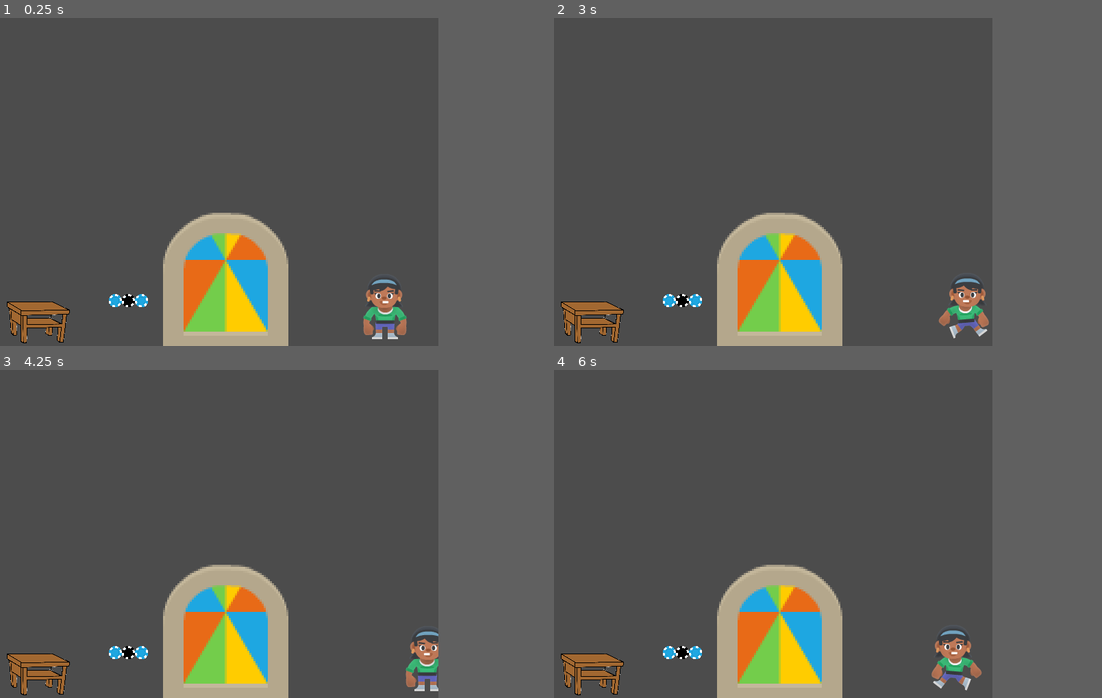
Above: before the commit, frames 1-4 (two rows, left to right).
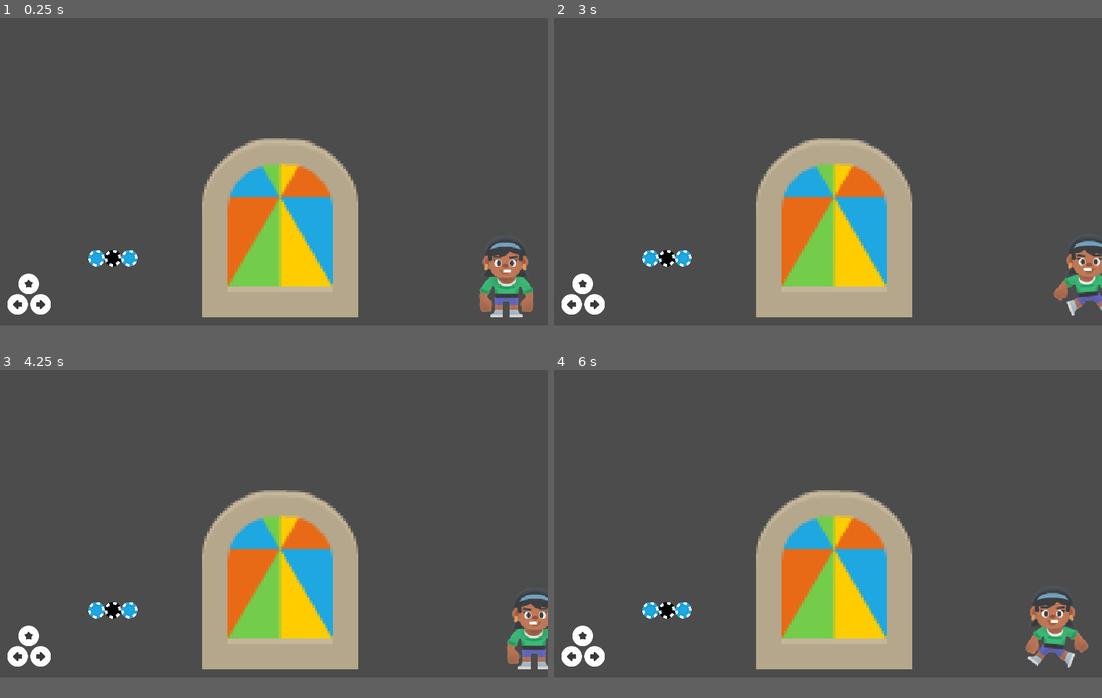
Above: after the commit, the same moments.

Repository: my-old-games/crear4
Game: Godot game, scene res://niveles/Nivel01.tscn
The game is run twice, just before and just after one commit, with the same random seed, the same clock (stepped at 60 frames per second) and the same inputs.
Inputs (mouse positions are in pixels of both pictures, inside the frame that each line leads up to):
- Up to frame 1 (0.25 s): no input
- Up to frame 2 (3 s): click (570, 323) at 0.52 s; click (586, 323) at 1.27 s; click (575, 300) at 2.02 s; tap Enter at 2.75 s; move the mouse to (871, 165) at 2.77 s; hold Right (ui_right) from 2.78 s (still down); hold W (ui_see, bound only after the commit) from 2.78 s (still down); click (871, 165) at 2.92 s
- Up to frame 3 (4.25 s): release Right (ui_right) at 3.5 s; release W (ui_see, bound only after the commit) at 3.5 s; drag from (131, 550) to (224, 635) at 3.52 s
- Up to frame 4 (6 s): tap Space at 4.25 s; move the mouse to (817, 461) at 4.27 s; hold Right (ui_right) 4.28-5 s; hold W (ui_see, bound only after the commit) 4.28-5 s; drag from (751, 599) to (680, 652) at 5.02 s; tap Enter at 5.75 s; move the mouse to (904, 583) at 5.77 s; hold Left (ui_left) from 5.78 s (still down); hold W (ui_see, bound only after the commit) from 5.78 s (still down)
In our replay, the window is 640x480 before the commit and 800x450 after it. These sizes can differ from the game's own. Grey fills any space a smaller window leaves; there, only what the larger window draws over its background counts as a difference.

The runs differ from the first frame. In frame 1, 21% of the frame differs, in the area x 1-98%, y 36-100%; in frame 2, 21%; in frame 3, 21%; in frame 4, 21%.

Commit message:
3º Prototipo [JUGABLE]

Diff:
--- a/Proyecto/escenas/Carta.tscn
+++ b/Proyecto/escenas/Carta.tscn
@@ -7,8 +7,11 @@
 extents = Vector2( 67.6533, 93.7798 )
 
 [node name="Carta" type="KinematicBody2D"]
+light_mask = 32
 scale = Vector2( 0.4, 0.4 )
 input_pickable = true
+collision_layer = 32
+collision_mask = 64
 script = ExtResource( 2 )
 
 [node name="Sprite" type="Sprite" parent="."]
--- a/Proyecto/escenas/Mesa.tscn
+++ /dev/null
@@ -1,20 +0,0 @@
-[gd_scene load_steps=4 format=2]
-
-[ext_resource path="res://assets/imagenes/prototipo02/mesa.png" type="Texture" id=1]
-[ext_resource path="res://scripts/Mesa.gd" type="Script" id=2]
-
-[sub_resource type="RectangleShape2D" id=1]
-extents = Vector2( 205.342, 58.3818 )
-
-[node name="Mesa" type="Area2D"]
-scale = Vector2( 0.2, 0.2 )
-script = ExtResource( 2 )
-
-[node name="Sprite" type="Sprite" parent="."]
-texture = ExtResource( 1 )
-
-[node name="CollisionShape2D" type="CollisionShape2D" parent="."]
-position = Vector2( 5.6123, -51.6333 )
-shape = SubResource( 1 )
-
-[connection signal="body_entered" from="." to="." method="_on_Mesa_body_entered"]
--- a/Proyecto/escenas/Panel.tscn
+++ b/Proyecto/escenas/Panel.tscn
@@ -8,7 +8,9 @@
 height = 150.188
 
 [node name="Panel" type="Area2D"]
+light_mask = 4
 scale = Vector2( 0.3, 0.3 )
+collision_layer = 4
 script = ExtResource( 2 )
 
 [node name="Sprite" type="Sprite" parent="."]
@@ -19,3 +21,4 @@
 shape = SubResource( 1 )
 
 [connection signal="body_entered" from="." to="." method="_on_Panel_body_entered"]
+[connection signal="body_exited" from="." to="." method="_on_Panel_body_exited"]
--- a/Proyecto/escenas/Puerta.tscn
+++ b/Proyecto/escenas/Puerta.tscn
@@ -4,31 +4,34 @@
 [ext_resource path="res://assets/imagenes/prototipo02/windowOpen.png" type="Texture" id=2]
 [ext_resource path="res://scripts/Puerta.gd" type="Script" id=3]
 
-[sub_resource type="SpriteFrames" id=2]
+[sub_resource type="SpriteFrames" id=1]
 animations = [ {
+"frames": [ ExtResource( 2 ) ],
+"loop": true,
+"name": "ABIERTO",
+"speed": 5.0
+}, {
 "frames": [ ExtResource( 1 ) ],
 "loop": true,
 "name": "CERRADO",
 "speed": 5.0
-}, {
-"frames": [ ExtResource( 2 ) ],
-"loop": true,
-"name": "ABIERTO",
-"speed": 5.0
 } ]
 
-[sub_resource type="RectangleShape2D" id=1]
+[sub_resource type="RectangleShape2D" id=2]
 extents = Vector2( 30.9887, 35.681 )
 
 [node name="Puerta" type="Area2D"]
+light_mask = 4
+position = Vector2( 4.00452, 0 )
 scale = Vector2( 3, 3 )
+collision_layer = 4
 script = ExtResource( 3 )
 
 [node name="AnimatedSprite" type="AnimatedSprite" parent="."]
-frames = SubResource( 2 )
+frames = SubResource( 1 )
 animation = "CERRADO"
 
 [node name="CollisionShape2D" type="CollisionShape2D" parent="."]
-shape = SubResource( 1 )
+shape = SubResource( 2 )
 
 [connection signal="body_entered" from="." to="." method="_on_Puerta_body_entered"]
--- a/Proyecto/escenas/Puzzle.tscn
+++ b/Proyecto/escenas/Puzzle.tscn
@@ -1,40 +1,63 @@
-[gd_scene load_steps=5 format=2]
+[gd_scene load_steps=7 format=2]
 
 [ext_resource path="res://escenas/Carta.tscn" type="PackedScene" id=1]
 [ext_resource path="res://escenas/Carta2.tscn" type="PackedScene" id=2]
 [ext_resource path="res://escenas/Ranura.tscn" type="PackedScene" id=3]
 [ext_resource path="res://scripts/Puzzle.gd" type="Script" id=4]
+[ext_resource path="res://assets/imagenes/prototipo02/panel_beige.png" type="Texture" id=5]
+[ext_resource path="res://assets/imagenes/prototipo02/flatLight45.png" type="Texture" id=6]
 
 [node name="Puzzle" type="Node2D"]
+light_mask = 524288
 script = ExtResource( 4 )
 
+[node name="Sprite" type="Sprite" parent="."]
+position = Vector2( 160, 0 )
+scale = Vector2( 3.5, 3.5 )
+texture = ExtResource( 5 )
+centered = false
+
 [node name="Ranuras" type="Node2D" parent="."]
+light_mask = 524288
+position = Vector2( 13.435, -65.0538 )
 
 [node name="Ranura" parent="Ranuras" instance=ExtResource( 3 )]
-position = Vector2( 116.541, 305.125 )
+position = Vector2( 209.404, 309.887 )
 palabra = "SAN MARTIN"
 
 [node name="Ranura2" parent="Ranuras" instance=ExtResource( 3 )]
-position = Vector2( 512.78, 303.006 )
+position = Vector2( 424.679, 309.356 )
 palabra = "SABLE"
 
 [node name="Ranura3" parent="Ranuras" instance=ExtResource( 3 )]
-position = Vector2( 293.471, 304.066 )
-scale = Vector2( 1, 1 )
+position = Vector2( 312.52, 308.828 )
 palabra = "TIENE"
 
 [node name="Carta" parent="." instance=ExtResource( 1 )]
-position = Vector2( 103.827, 56.1515 )
+position = Vector2( 223.099, 86.99 )
 palabra = "SAN MARTIN"
 
 [node name="Carta3" parent="." instance=ExtResource( 1 )]
-position = Vector2( 514.899, 61.4488 )
+position = Vector2( 437.391, 86.818 )
 palabra = "TIENE"
 
 [node name="Carta2" parent="." instance=ExtResource( 2 )]
-position = Vector2( 308.304, 59.3299 )
+light_mask = 1
+position = Vector2( 327.613, 84.6126 )
 palabra = "SABLE"
+
+[node name="TextureButton" type="TextureButton" parent="."]
+margin_left = 475.221
+margin_top = 5.20455
+margin_right = 555.221
+margin_bottom = 85.2046
+rect_scale = Vector2( 0.5, 0.5 )
+texture_normal = ExtResource( 6 )
+__meta__ = {
+"_edit_use_anchors_": false
+}
 
 [connection signal="acertado" from="Ranuras/Ranura" to="." method="_on_Ranura_acertado"]
 [connection signal="acertado" from="Ranuras/Ranura2" to="." method="_on_Ranura_acertado"]
 [connection signal="acertado" from="Ranuras/Ranura3" to="." method="_on_Ranura_acertado"]
+[connection signal="pressed" from="TextureButton" to="." method="_on_TextureButton_pressed"]
--- a/Proyecto/escenas/Ranura.tscn
+++ b/Proyecto/escenas/Ranura.tscn
@@ -4,9 +4,12 @@
 [ext_resource path="res://scripts/Ranura.gd" type="Script" id=2]
 
 [sub_resource type="RectangleShape2D" id=1]
-extents = Vector2( 31.1785, 49.6188 )
+extents = Vector2( 23.7004, 18.9846 )
 
 [node name="Ranura" type="Area2D"]
+light_mask = 64
+collision_layer = 64
+collision_mask = 32
 script = ExtResource( 2 )
 
 [node name="Sprite" type="Sprite" parent="."]
--- a/Proyecto/escenas/Suyay.tscn
+++ b/Proyecto/escenas/Suyay.tscn
@@ -53,11 +53,12 @@
 height = 55.1272
 
 [node name="Suyay" type="KinematicBody2D"]
+collision_mask = 6
 script = ExtResource( 2 )
 
 [node name="AnimatedSprite" type="AnimatedSprite" parent="."]
 position = Vector2( 0, -50 )
-frames = SubResource( 1 )
+frames = SubResource( 9 )
 animation = "WALK"
 frame = 1
 flip_h = true
--- /dev/null
+++ b/Proyecto/interfaces/Controles.tscn
@@ -0,0 +1,50 @@
+[gd_scene load_steps=5 format=2]
+
+[ext_resource path="res://scripts/Controles.gd" type="Script" id=1]
+[ext_resource path="res://assets/imagenes/prototipo02/flatLight23.png" type="Texture" id=2]
+[ext_resource path="res://assets/imagenes/prototipo02/flatLight26.png" type="Texture" id=3]
+[ext_resource path="res://assets/imagenes/prototipo02/flatLight22.png" type="Texture" id=4]
+
+[node name="Controles" type="Node2D"]
+position = Vector2( 18.4997, 294.314 )
+script = ExtResource( 1 )
+
+[node name="LeftButton" type="TextureButton" parent="."]
+margin_left = -10.301
+margin_top = 29.2212
+margin_right = 69.699
+margin_bottom = 109.221
+rect_scale = Vector2( 0.3, 0.3 )
+texture_normal = ExtResource( 4 )
+__meta__ = {
+"_edit_use_anchors_": false
+}
+
+[node name="RightButton" type="TextureButton" parent="."]
+margin_left = 17.2384
+margin_top = 28.5905
+margin_right = 97.2384
+margin_bottom = 108.591
+rect_scale = Vector2( 0.3, 0.3 )
+texture_normal = ExtResource( 2 )
+__meta__ = {
+"_edit_use_anchors_": false
+}
+
+[node name="VerButton" type="TextureButton" parent="."]
+margin_left = 2.7329
+margin_top = 5.04541
+margin_right = 82.7329
+margin_bottom = 85.0454
+rect_scale = Vector2( 0.3, 0.3 )
+texture_normal = ExtResource( 3 )
+__meta__ = {
+"_edit_use_anchors_": false
+}
+
+[connection signal="button_down" from="LeftButton" to="." method="_on_LeftButton_button_down"]
+[connection signal="button_up" from="LeftButton" to="." method="_on_LeftButton_button_up"]
+[connection signal="button_down" from="RightButton" to="." method="_on_RightButton_button_down"]
+[connection signal="button_up" from="RightButton" to="." method="_on_RightButton_button_up"]
+[connection signal="button_down" from="VerButton" to="." method="_on_VerButton_button_down"]
+[connection signal="button_up" from="VerButton" to="." method="_on_VerButton_button_up"]
--- a/Proyecto/niveles/Nivel01.tscn
+++ b/Proyecto/niveles/Nivel01.tscn
@@ -2,7 +2,7 @@
 
 [ext_resource path="res://escenas/Suyay.tscn" type="PackedScene" id=1]
 [ext_resource path="res://escenas/Puerta.tscn" type="PackedScene" id=2]
-[ext_resource path="res://escenas/Mesa.tscn" type="PackedScene" id=3]
+[ext_resource path="res://interfaces/Controles.tscn" type="PackedScene" id=3]
 [ext_resource path="res://escenas/Panel.tscn" type="PackedScene" id=4]
 [ext_resource path="res://escenas/Puzzle.tscn" type="PackedScene" id=5]
 [ext_resource path="res://scripts/Nivel.gd" type="Script" id=6]
@@ -11,44 +11,49 @@
 extents = Vector2( 320.018, 10 )
 
 [sub_resource type="RectangleShape2D" id=2]
-extents = Vector2( 239.431, 10 )
+extents = Vector2( 130.443, 10 )
 
 [node name="Nivel01" type="Node2D"]
 script = ExtResource( 6 )
 
 [node name="Piso" type="StaticBody2D" parent="."]
-position = Vector2( 320, 480 )
+light_mask = 2
+position = Vector2( 320, 360 )
+collision_layer = 2
 
 [node name="CollisionShape2D" type="CollisionShape2D" parent="Piso"]
 shape = SubResource( 1 )
 
 [node name="ParedA" type="StaticBody2D" parent="."]
+light_mask = 2
 position = Vector2( 650, 240 )
 rotation = 1.5708
+collision_layer = 2
 
 [node name="CollisionShape2D" type="CollisionShape2D" parent="ParedA"]
 shape = SubResource( 2 )
 
 [node name="ParedB" type="StaticBody2D" parent="."]
+light_mask = 2
 position = Vector2( -10, 240 )
 rotation = 1.5708
+collision_layer = 2
 
 [node name="CollisionShape2D" type="CollisionShape2D" parent="ParedB"]
 shape = SubResource( 2 )
 
 [node name="Puerta" parent="." instance=ExtResource( 2 )]
-position = Vector2( 330.545, 389.706 )
-
-[node name="Mesa" parent="." instance=ExtResource( 3 )]
-position = Vector2( 56.1549, 445.136 )
+position = Vector2( 328.618, 245.595 )
 
 [node name="Panel" parent="." instance=ExtResource( 4 )]
-position = Vector2( 187.484, 413.751 )
+position = Vector2( 131.827, 281.203 )
 
 [node name="Suyay" parent="." instance=ExtResource( 1 )]
-position = Vector2( 561.541, 459.654 )
+position = Vector2( 591.541, 334.713 )
 
 [node name="Puzzle" parent="." instance=ExtResource( 5 )]
 
+[node name="Controles" parent="." instance=ExtResource( 3 )]
+
 [connection signal="verPuzzle" from="Panel" to="." method="_on_Panel_verPuzzle"]
 [connection signal="completado" from="Puzzle" to="." method="_on_Puzzle_completado"]
--- a/Proyecto/project.godot
+++ b/Proyecto/project.godot
@@ -17,9 +17,50 @@
 [display]
 
 window/size/width=640
-window/size/height=480
+window/size/height=360
+window/size/fullscreen=true
+window/size/test_width=1280
+window/size/test_height=720
 window/stretch/mode="2d"
 window/stretch/aspect="keep"
+
+[input]
+
+ui_left={
+"deadzone": 0.5,
+"events": [ Object(InputEventKey,"resource_local_to_scene":false,"resource_name":"","device":0,"alt":false,"shift":false,"control":false,"meta":false,"command":false,"pressed":false,"scancode":16777231,"unicode":0,"echo":false,"script":null)
+, Object(InputEventJoypadButton,"resource_local_to_scene":false,"resource_name":"","device":0,"button_index":14,"pressure":0.0,"pressed":false,"script":null)
+, Object(InputEventKey,"resource_local_to_scene":false,"resource_name":"","device":0,"alt":false,"shift":false,"control":false,"meta":false,"command":false,"pressed":false,"scancode":65,"unicode":0,"echo":false,"script":null)
+ ]
+}
+ui_right={
+"deadzone": 0.5,
+"events": [ Object(InputEventKey,"resource_local_to_scene":false,"resource_name":"","device":0,"alt":false,"shift":false,"control":false,"meta":false,"command":false,"pressed":false,"scancode":16777233,"unicode":0,"echo":false,"script":null)
+, Object(InputEventJoypadButton,"resource_local_to_scene":false,"resource_name":"","device":0,"button_index":15,"pressure":0.0,"pressed":false,"script":null)
+, Object(InputEventKey,"resource_local_to_scene":false,"resource_name":"","device":0,"alt":false,"shift":false,"control":false,"meta":false,"command":false,"pressed":false,"scancode":68,"unicode":0,"echo":false,"script":null)
+ ]
+}
+ui_see={
+"deadzone": 0.5,
+"events": [ Object(InputEventKey,"resource_local_to_scene":false,"resource_name":"","device":0,"alt":false,"shift":false,"control":false,"meta":false,"command":false,"pressed":false,"scancode":87,"unicode":0,"echo":false,"script":null)
+, Object(InputEventKey,"resource_local_to_scene":false,"resource_name":"","device":0,"alt":false,"shift":false,"control":false,"meta":false,"command":false,"pressed":false,"scancode":32,"unicode":0,"echo":false,"script":null)
+ ]
+}
+
+[layer_names]
+
+2d_render/layer_1="JUGADOR"
+2d_physics/layer_1="JUGADOR"
+2d_render/layer_2="MAPA"
+2d_physics/layer_2="MAPA"
+2d_render/layer_3="ELEMENTOS"
+2d_physics/layer_3="ELEMENTOS"
+2d_render/layer_6="CARTAS"
+2d_physics/layer_6="CARTAS"
+2d_render/layer_7="RANURAS"
+2d_physics/layer_7="RANURAS"
+2d_render/layer_20="NONE"
+2d_physics/layer_20="NONE"
 
 [physics]
 
--- a/Proyecto/scripts/Carta.gd
+++ b/Proyecto/scripts/Carta.gd
@@ -1,13 +1,16 @@
 extends KinematicBody2D
+
+export var palabra = "SI"
 
 var dragging = false
 var pick = true
-export var palabra = "SI"
+var init_pos
 
 signal dragsignal;
 
 func _ready():
 	connect("dragsignal",self,"_set_drag_pc")
+	init_pos = self.global_position
 
 func _process(delta):
 	if dragging and pick:
--- /dev/null
+++ b/Proyecto/scripts/Controles.gd
@@ -0,0 +1,22 @@
+extends Node2D
+
+func _ready():
+	pass # Replace with function body.
+
+func _on_LeftButton_button_down():
+	Input.action_press("ui_left")
+
+func _on_LeftButton_button_up():
+	Input.action_release("ui_left")
+
+func _on_RightButton_button_down():
+	Input.action_press("ui_right")
+
+func _on_RightButton_button_up():
+	Input.action_release("ui_right")
+
+func _on_VerButton_button_down():
+	Input.action_press("ui_see")
+
+func _on_VerButton_button_up():
+	Input.action_release("ui_see")
--- a/Proyecto/scripts/Mesa.gd
+++ /dev/null
@@ -1,8 +0,0 @@
-extends Area2D
-
-func _ready():
-	pass # Replace with function body.
-
-func _on_Mesa_body_entered(body):
-	body.cartas = true
-	print(body)
--- a/Proyecto/scripts/Nivel.gd
+++ b/Proyecto/scripts/Nivel.gd
@@ -1,25 +1,11 @@
 extends Node2D
 
-
-# Declare member variables here. Examples:
-# var a = 2
-# var b = "text"
-
-
-# Called when the node enters the scene tree for the first time.
 func _ready():
 	pass # Replace with function body.
-
-
-# Called every frame. 'delta' is the elapsed time since the previous frame.
-#func _process(delta):
-#	pass
-
 
 func _on_Puzzle_completado():
 	$Puerta.abrir_Puerta()
 	$Puzzle.ocultar_Puzzle()
 
-
 func _on_Panel_verPuzzle():
 	$Puzzle.mostrar_Puzzle()
--- a/Proyecto/scripts/Panel.gd
+++ b/Proyecto/scripts/Panel.gd
@@ -5,17 +5,19 @@
 # var a = 2
 # var b = "text"
 signal verPuzzle;
-
+var isPlayer = false
 # Called when the node enters the scene tree for the first time.
 func _ready():
 	pass # Replace with function body.
 
 
 # Called every frame. 'delta' is the elapsed time since the previous frame.
-#func _process(delta):
-#	pass
-
+func _process(delta):
+	if isPlayer and Input.is_action_pressed("ui_see"):
+		emit_signal("verPuzzle")
 
 func _on_Panel_body_entered(body):
-	if body.cartas:
-		emit_signal("verPuzzle")
+	isPlayer = true
+
+func _on_Panel_body_exited(body):
+	isPlayer = false
--- a/Proyecto/scripts/Puzzle.gd
+++ b/Proyecto/scripts/Puzzle.gd
@@ -25,3 +25,7 @@
 	if ocupados == ranuras.size():
 		print("COMPLETADO")
 		emit_signal("completado")
+
+
+func _on_TextureButton_pressed():
+	self.hide()
--- a/Proyecto/scripts/Ranura.gd
+++ b/Proyecto/scripts/Ranura.gd
@@ -5,10 +5,11 @@
 signal acertado;
 
 func _on_Ranura_body_entered(body):
-	print(body.palabra)
-	print(palabra)
 	if palabra == body.palabra:
 		body.pick = false
-		body.position = position
+		body.global_position = self.global_position
 		ocupada = true
 		emit_signal("acertado")
+	else:
+		body.dragging = false
+		body.global_position = body.init_pos
--- a/Proyecto/scripts/Suyay.gd
+++ b/Proyecto/scripts/Suyay.gd
@@ -3,8 +3,6 @@
 var velocity= Vector2()
 export var speed = 200
 export var gravity = 200
-
-var cartas = false
 
 func _ready():
 	pass # Replace with function body.
Not shown: 1 places in Proyecto/escenas/Suyay.tscn that only renumber resources
